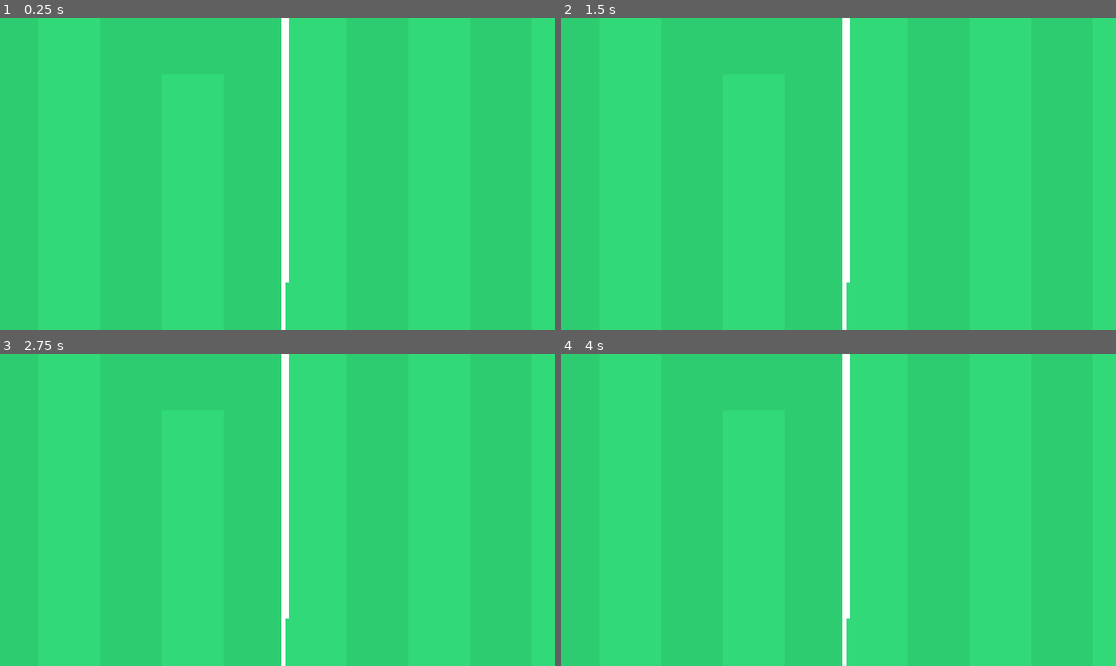
Above: before the commit, frames 1-4 (two rows, left to right).
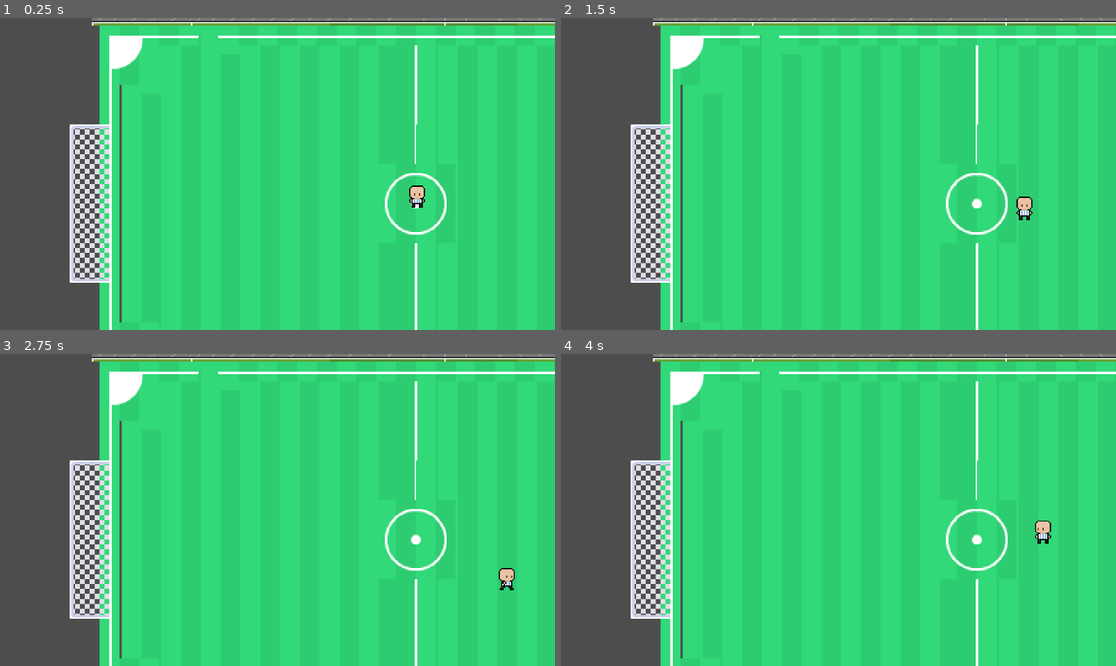
Above: after the commit, the same moments.

Repository: HatakekkSheeshh/Tiny_Football
Game: Godot game, scene res://Scenes/tilemap.tscn
The game is run twice, just before and just after one commit, with the same random seed, the same clock (stepped at 60 frames per second) and the same inputs.
Inputs:
- Up to frame 1 (0.25 s): no input
- Up to frame 2 (1.5 s): tap Enter at 0.5 s; hold D (ui_right) 0.53-1.28 s; hold S (ui_down) from 1.28 s (still down)
- Up to frame 3 (2.75 s): release S (ui_down) at 2.03 s; hold D (ui_right) from 2.03 s (still down)
- Up to frame 4 (4 s): release D (ui_right) at 2.78 s; hold W (ui_up) 2.78-3.53 s; hold A (ui_left) from 3.53 s (still down)

The runs differ from the first frame. In frame 1, 25% of the frame differs, in the area x 0-100%, y 0-100%; in frame 2, 25%; in frame 3, 25%; in frame 4, 25%.

Commit message:
add player instance

Diff:
--- a/kick-&-score/GameObject/Player.tscn
+++ b/kick-&-score/GameObject/Player.tscn
@@ -1,10 +1,14 @@
-[gd_scene load_steps=23 format=3 uid="uid://6eiaw7m0ntao"]
+[gd_scene load_steps=24 format=3 uid="uid://6eiaw7m0ntao"]
 
-[ext_resource type="Script" uid="uid://br3o0a08ocy0v" path="res://GameObject/player.gd" id="1_6iuh6"]
+[ext_resource type="Script" uid="uid://br3o0a08ocy0v" path="res://Scripts/player.gd" id="1_6iuh6"]
 [ext_resource type="Texture2D" uid="uid://h0xgxlhtefob" path="res://Assets/Free Football Assets/Footballers/Argentina/idle.png" id="1_6wbdd"]
 [ext_resource type="Texture2D" uid="uid://b44b6elumb25i" path="res://Assets/Free Football Assets/Footballers/Argentina/back.png" id="2_6iuh6"]
 [ext_resource type="Texture2D" uid="uid://c8gqhp1t4rdt6" path="res://Assets/Free Football Assets/Footballers/Argentina/front.png" id="3_7tsdg"]
 [ext_resource type="Texture2D" uid="uid://bwm3hprh6wp2k" path="res://Assets/Free Football Assets/Footballers/Argentina/walk.png" id="4_tcgth"]
+
+[sub_resource type="CapsuleShape2D" id="CapsuleShape2D_6iuh6"]
+radius = 7.0
+height = 50.0
 
 [sub_resource type="AtlasTexture" id="AtlasTexture_8trj2"]
 atlas = ExtResource("1_6wbdd")
@@ -138,14 +142,17 @@
 }],
 "loop": true,
 "name": &"walk_side",
-"speed": 15.0
+"speed": 5.0
 }]
 
 [node name="player" type="CharacterBody2D"]
 script = ExtResource("1_6iuh6")
 
 [node name="CollisionShape2D" type="CollisionShape2D" parent="."]
+shape = SubResource("CapsuleShape2D_6iuh6")
+debug_color = Color(0.6554663, 0.4702894, 0.58376086, 0.41960785)
 
 [node name="AnimatedSprite2D" type="AnimatedSprite2D" parent="."]
 sprite_frames = SubResource("SpriteFrames_lxa44")
 animation = &"walk_side"
+frame_progress = 0.82742
--- a/kick-&-score/GameObject/ball.tscn
+++ b/kick-&-score/GameObject/ball.tscn
@@ -35,10 +35,11 @@
 [node name="CharacterBody2D" type="CharacterBody2D" parent="."]
 
 [node name="CollisionShape2D" type="CollisionShape2D" parent="CharacterBody2D"]
+position = Vector2(-2, 0)
 shape = SubResource("CircleShape2D_6q6ci")
 
 [node name="AnimatedSprite2D" type="AnimatedSprite2D" parent="CharacterBody2D"]
-position = Vector2(-0.34355164, -0.005944252)
+position = Vector2(-2, -4.656613e-10)
 scale = Vector2(-1.0729387, 0.99933946)
 sprite_frames = SubResource("SpriteFrames_glfvn")
 animation = &"Rolling"
--- a/kick-&-score/GameObject/character_body_2d.tscn
+++ /dev/null
@@ -1,3 +0,0 @@
-[gd_scene format=3 uid="uid://dfk2cne3y2ebf"]
-
-[node name="CharacterBody2D" type="CharacterBody2D"]
--- /dev/null
+++ b/kick-&-score/Scenes/camera_2d.gd
@@ -0,0 +1,30 @@
+extends Camera2D
+
+const PADDING := 0.05
+@onready var tm: TileMap = $"../TileMap"
+
+func _ready():
+	make_current()
+	_fit_to_tilemap()
+	get_viewport().size_changed.connect(_fit_to_tilemap)
+
+func _fit_to_tilemap() -> void:
+	var r  : Rect2i  = tm.get_used_rect()
+	var ts : Vector2 = Vector2(tm.tile_set.tile_size)
+
+	var map_px   : Vector2 = Vector2(r.size) * ts
+	var origin_px: Vector2 = Vector2(r.position) * ts
+
+	var vp  : Vector2 = get_viewport_rect().size
+	var pad : float   = 1.0 - PADDING
+	var factor : float = min((vp.x * pad) / map_px.x, (vp.y * pad) / map_px.y)
+
+	zoom = Vector2(factor, factor)
+
+	var map_center: Vector2 = origin_px + map_px * 0.5
+	global_position = map_center
+
+	limit_left   = int((r.position.x) * ts.x)
+	limit_top    = int((r.position.y) * ts.y)
+	limit_right  = int((r.position.x + r.size.x) * ts.x)
+	limit_bottom = int((r.position.y + r.size.y) * ts.y)
--- a/kick-&-score/Scenes/tilemap.tscn
+++ b/kick-&-score/Scenes/tilemap.tscn
@@ -8,6 +8,8 @@
 [ext_resource type="Texture2D" uid="uid://ccbdo8t46rja5" path="res://Assets/kenney_sports-pack/Tilesheet/groundGrass_mown.png" id="6_symy8"]
 [ext_resource type="Texture2D" uid="uid://cxg03wlueqrri" path="res://Assets/kenney_sports-pack/Tilesheet/groundIce_red.png" id="7_75hpu"]
 [ext_resource type="Texture2D" uid="uid://cgj5gbv0wd38y" path="res://Assets/Soccorpia Asset Pack/Soccorpia Asset Pack/Audience Sheets/Competitor Audience Booing (1) Sheet.png" id="8_bi1hd"]
+[ext_resource type="Script" uid="uid://buj0wblgfcbng" path="res://Scenes/camera_2d.gd" id="8_l3bdc"]
+[ext_resource type="PackedScene" uid="uid://6eiaw7m0ntao" path="res://GameObject/Player.tscn" id="8_qqp52"]
 [ext_resource type="Script" uid="uid://bry32xyvtdlsd" path="res://Scripts/a_1.gd" id="9_bhngk"]
 [ext_resource type="Texture2D" uid="uid://j6a0bkvgo35d" path="res://Assets/Soccorpia Asset Pack/Soccorpia Asset Pack/Audience Sheets/Competitor Audience Booing (8) Sheet.png" id="9_ehoth"]
 [ext_resource type="Texture2D" uid="uid://bih8qeul4cxc7" path="res://Assets/Soccorpia Asset Pack/Soccorpia Asset Pack/Audience Sheets/Competitor Audience Booing (2) Sheet.png" id="10_nkvct"]
@@ -17870,18 +17872,20 @@
 
 [node name="TileMap" type="TileMap" parent="."]
 tile_set = SubResource("TileSet_wsu2k")
+rendering_quadrant_size = 56
 format = 2
-layer_0/tile_data = PackedInt32Array(-65536, 2883589, 52, 65534, 2883589, 52, 0, 2883589, 52, 65536, 2883589, 52, -1, 2883589, 52, 8, 2228229, 30, 917502, 2293765, 30, 917503, 2293765, 30, 851968, 2293765, 30, 851969, 2293765, 30, 196607, 2293765, 30, 196606, 2293765, 30, 262141, 2293765, 30)
+layer_0/tile_data = PackedInt32Array(-65536, 2883589, 52, 65534, 2883589, 52, 0, 2883589, 52, 65536, 2883589, 52, -1, 2883589, 52, 8, 2228229, 30, 917502, 2293765, 30, 917503, 2293765, 30, 851968, 2293765, 30, 851969, 2293765, 30, 196606, 2293765, 30, 262141, 2293765, 30)
 
 [node name="Base" type="TileMapLayer" parent="TileMap"]
 use_parent_material = true
+position = Vector2(18, 7)
 tile_map_data = PackedByteArray("AAAVAAIABQAjAB4AAAAVAAMABQAjAB4AAAAVAAQABQAjAB4AAAAVAAUABQAjAB4AAAAAAAIABQASAAIAAAAAAA …(9136 unchanged characters)…
 tile_set = SubResource("TileSet_wsu2k")
 collision_enabled = false
 
 [node name="Lining0" type="TileMapLayer" parent="TileMap"]
 use_parent_material = true
-tile_map_data = PackedByteArray("AAD6/wEABQAUACIAAAD7////BQA …(207 unchanged characters)… AUAAMAAAD9////BQAXAAAAAAD+////BQAYAAAAAAD/////BQAXAAAAAAAAAP//BQAYAAAAAAABAP//BQAXAAAAAAACAP//BQ …(1980 unchanged characters)…
+tile_map_data = PackedByteArray("AAD6/wEABQAUACIAAAD7////BQA …(207 unchanged characters)… AUAAMAAAD9////BQAXAAAAAAD+////BQAYAAAAAAAAAP//BQAYAAAAAAABAP//BQAXAAAAAAACAP//BQ …(1980 unchanged characters)…
 tile_set = SubResource("TileSet_wsu2k")
 collision_enabled = false
 
@@ -17903,13 +17907,18 @@
 tile_map_data = PackedByteArray("AAAAAPv/BAAEAAAAAAAAAPz/BAAEAAAAAAAAAP3/BAALAAAAAAAAAP7/BAAYAAAAAAABAPv/BAAEAAAAAAABAP …(2016 unchanged characters)…
 tile_set = SubResource("TileSet_wsu2k")
 
+[node name="player" parent="TileMap" instance=ExtResource("8_qqp52")]
+position = Vector2(161, 122)
+
 [node name="Camera2D" type="Camera2D" parent="."]
 position = Vector2(158, 39)
 scale = Vector2(2.2904494, 0.3199991)
-zoom = Vector2(2, 2.25)
+zoom = Vector2(0.088, 0.1)
 position_smoothing_enabled = true
+script = ExtResource("8_l3bdc")
 
 [node name="Audience" type="Node2D" parent="."]
+position = Vector2(-8, -14)
 
 [node name="A1" type="Node2D" parent="Audience"]
 position = Vector2(76, -1)
@@ -17952,7 +17961,7 @@
 script = ExtResource("9_bhngk")
 
 [node name="AnimatedSprite2D" type="AnimatedSprite2D" parent="Audience/B1"]
-position = Vector2(2, -63)
+position = Vector2(-6, -67)
 sprite_frames = SubResource("SpriteFrames_p7s8c")
 frame_progress = 0.22995423
 
--- a/kick-&-score/Scripts/obstacles.gd
+++ b/kick-&-score/Scripts/obstacles.gd
@@ -1,31 +1,70 @@
 extends CharacterBody2D
 
-# Movement speed of the player
-@export var speed: float = 200.0
+const SPEED = 50.0
+var current_dir = "none"
 
 func _ready() -> void:
-	pass
+	$AnimatedSprite2D.play("idle")
 
-func _physics_process(_delta: float) -> void:
-	# Reset velocity
-	var input_velocity = Vector2.ZERO
+func _physics_process(delta: float) -> void:
+	player_movement(delta)
 
-	# Check for input (ASWD keys)
-	if Input.is_action_pressed("ui_left"):  # A key
-		input_velocity.x -= 1
-	if Input.is_action_pressed("ui_right"):  # D key
-		input_velocity.x += 1
-	if Input.is_action_pressed("ui_up"):  # W key
-		input_velocity.y -= 1
-	if Input.is_action_pressed("ui_down"):  # S key
-		input_velocity.y += 1
+func player_movement(delta: float):
+	if Input.is_action_pressed("ui_right"):
+		current_dir = "right"
+		play_anim(1)
+		velocity.x = SPEED
+		velocity.y = 0
+	elif Input.is_action_pressed("ui_left"):
+		current_dir = "left"
+		play_anim(1)
+		velocity.x = - SPEED
+		velocity.y = 0
+	elif Input.is_action_pressed("ui_down"):
+		current_dir = "down"
+		play_anim(1)
+		velocity.x = 0
+		velocity.y = SPEED
+	elif Input.is_action_pressed("ui_up"):
+		current_dir = "up"
+		play_anim(1)
+		velocity.x = 0
+		velocity.y = - SPEED
+	else:
+		play_anim(0)
+		velocity.x = 0
+		velocity.y = 0
 
-	# Normalize input velocity to prevent faster diagonal movement
-	if input_velocity.length() > 0:
-		input_velocity = input_velocity.normalized() * speed
+	move_and_slide()
 
-	# Update the velocity property
-	velocity = input_velocity
+func play_anim(movement):
+	var dir = current_dir
+	var anim = $AnimatedSprite2D
 
-	# Move the player using move_and_slide()
-	move_and_slide()  # No arguments needed in Godot 4
+	if dir == "right":
+		anim.flip_h = false
+		if movement == 1:
+			anim.play("walk_side")
+		elif movement == 0:
+			anim.play("idle")
+
+	if dir == "left":
+		anim.flip_h = true
+		if movement == 1:
+			anim.play("walk_side")
+		elif movement == 0:
+			anim.play("idle")
+
+	if dir == "up":
+		anim.flip_h = false
+		if movement == 1:
+			anim.play("walk_back")
+		elif movement == 0:
+			anim.play("idle")
+
+	if dir == "down":
+		anim.flip_h = false
+		if movement == 1:
+			anim.play("walk_front")
+		elif movement == 0:
+			anim.play("idle")
Not shown, added: kick-&-score/Assets/Project2_Sfx/ball_hit.wav.import
Not shown, added: kick-&-score/Assets/Project2_Sfx/crowd_shouting.wav.import
Not shown, removed: kick-&-score/Assets/Project2_Sfx/mixkit-hitting-soccer-ball-2112.wav.import
Not shown, removed: kick-&-score/Assets/Project2_Sfx/mixkit-stadium-joy-shouting-crowd-3022.wav.import
Not shown, added: kick-&-score/Scenes/camera_2d.gd.uid
Not shown: 1 places in kick-&-score/Scenes/tilemap.tscn that only renumber resources
Renamed: kick-&-score/GameObject/player.gd -> kick-&-score/Scripts/player.gd
Renamed: kick-&-score/GameObject/player.gd.uid -> kick-&-score/Scripts/player.gd.uid
Not shown, added: kick-&-score/Assets/Project2_Sfx/ball_hit.wav
Not shown, added: kick-&-score/Assets/Project2_Sfx/crowd_shouting.wav
